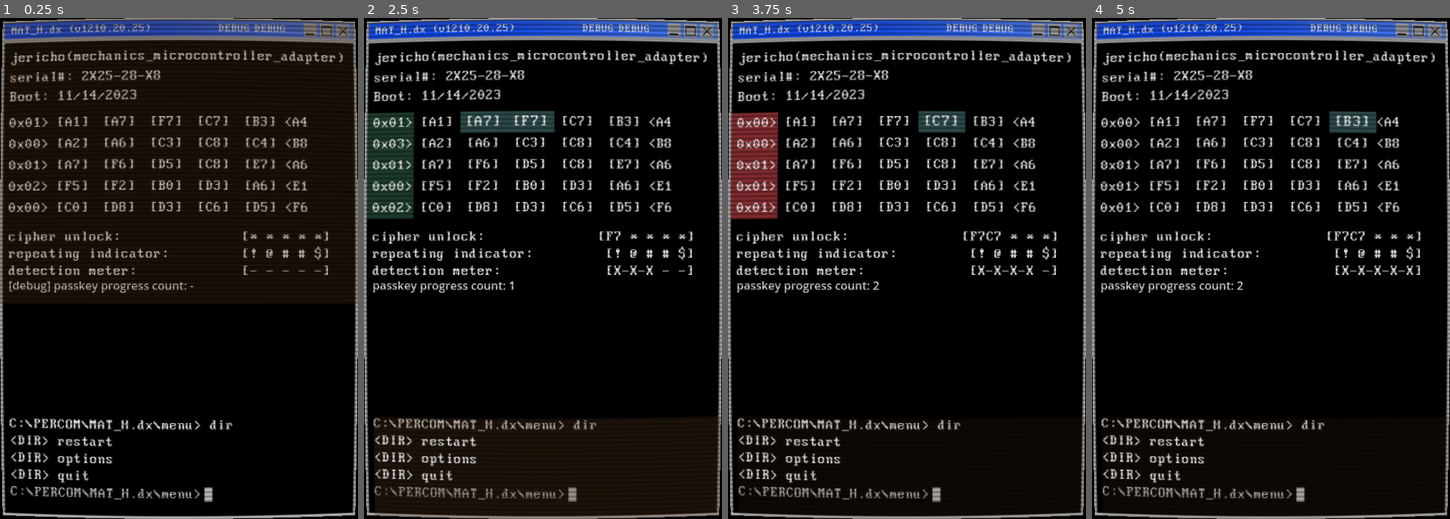
Above: before the commit, frames 1-4 (left to right).
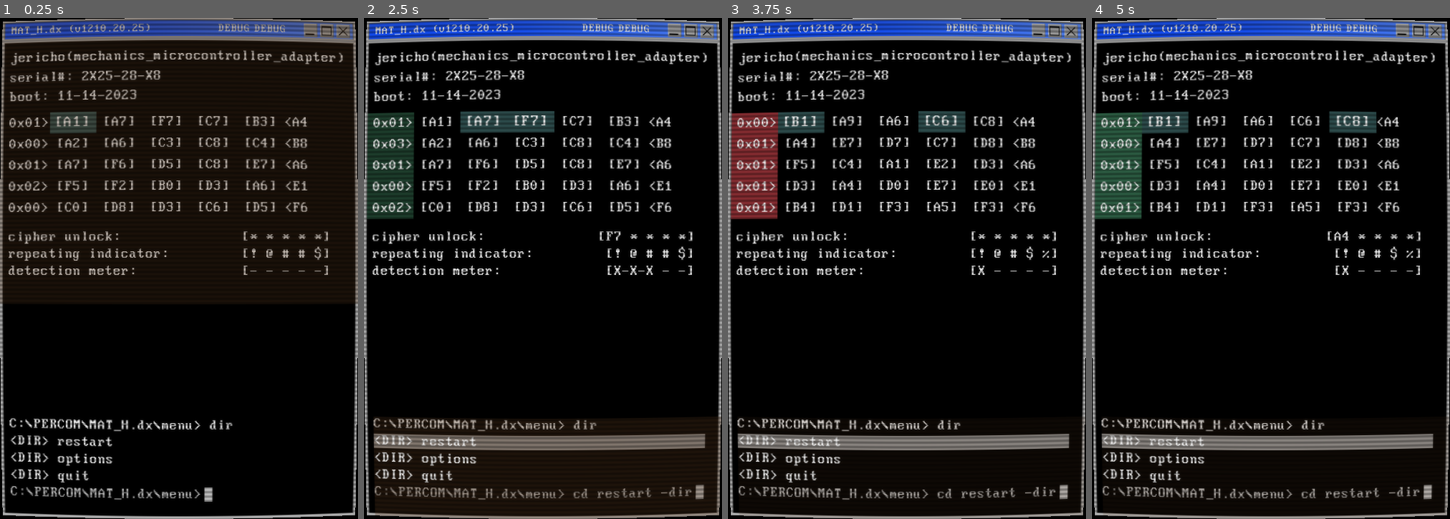
Above: after the commit, the same moments.

Repository: RusanJoshi/MAT_H.dx
Game: Godot game, scene res://main scenes/main.tscn
Two runs of this game, one before a commit and one after it. Both use one fixed random seed, a clock stepped at 60 frames per second and the inputs below.
Inputs (mouse positions are in pixels of both pictures, inside the frame that each line leads up to):
- Up to frame 1 (0.25 s): no input
- Up to frame 2 (2.5 s): drag from (435, 123) to (532, 123) at 0.52 s; drag from (482, 123) to (578, 123) at 1.27 s; tap Enter at 2 s; move the mouse to (532, 123) at 2.02 s; hold Right (right_key) from 2.03 s (still down); tap Space (spacebar_key) at 2.1 s; click (532, 123) at 2.17 s; tap Tab (tab_key) at 2.3 s
- Up to frame 3 (3.75 s): release Right (right_key) at 2.75 s; drag from (942, 123) to (846, 123) at 2.77 s; tap Space (spacebar_key) at 3.5 s; drag from (989, 123) to (896, 123) at 3.52 s
- Up to frame 4 (5 s): drag from (1163, 143) to (1353, 123) at 4.27 s

The runs differ from the first frame. In frame 1, 1.0% of the frame differs, in the area x 2-54%, y 14-55%; in frame 2, 3.3%; in frame 3, 5.2%; in frame 4, 7.8%, in the area x 0-96%, y 14-97%.

Commit message:
commit hemlock port 02/28

Diff:
--- a/cipher/cipher.gd
+++ b/cipher/cipher.gd
@@ -58,7 +58,9 @@
 		if(detection_count == 0): cumulative_detection_visual += "X"
 		else: cumulative_detection_visual += "-X"
 		detection_count += 1
-		print(detection_count)
+
+	if(detection_count == 5):
+		lose_state()
 
 	# update visual
 	detection_right_label.text = "[" + cumulative_detection_visual
@@ -87,3 +89,7 @@
 	detection_right_label.text = "[- - - - -]"
 
 	Events.cipher_ready_to_receive_passkey_actual.emit()
+
+func lose_state():
+	print("LOSE STATE.")
+	Events.lose_event.emit()
--- a/cipher/cipher.tscn
+++ b/cipher/cipher.tscn
@@ -128,6 +128,7 @@
 label_settings = SubResource("LabelSettings_ys6tu")
 
 [node name="DebugPasskeyProgressCount" type="Label" parent="."]
+visible = false
 offset_top = 66.0
 offset_right = 196.0
 offset_bottom = 89.0
--- a/main scenes/main.tscn
+++ b/main scenes/main.tscn
@@ -88,6 +88,12 @@
 [sub_resource type="StyleBoxFlat" id="StyleBoxFlat_a03l3"]
 bg_color = Color(0.392157, 0.254902, 0.137255, 0.156863)
 
+[sub_resource type="RectangleShape2D" id="RectangleShape2D_r1io8"]
+size = Vector2(499.5, 422.5)
+
+[sub_resource type="RectangleShape2D" id="RectangleShape2D_4jnjs"]
+size = Vector2(498, 164)
+
 [node name="Main" type="Node2D"]
 script = ExtResource("1_dpgo0")
 
@@ -168,4 +174,23 @@
 mouse_filter = 2
 theme_override_styles/panel = SubResource("StyleBoxFlat_a03l3")
 
+[node name="MatrixArea2D" type="Area2D" parent="."]
+position = Vector2(225, 233)
+
+[node name="CollisionShape2D" type="CollisionShape2D" parent="MatrixArea2D"]
+position = Vector2(25.25, 10)
+shape = SubResource("RectangleShape2D_r1io8")
+metadata/_edit_lock_ = true
+
+[node name="MiniMenuArea2D" type="Area2D" parent="."]
+position = Vector2(76, 543)
+
+[node name="CollisionShape2D" type="CollisionShape2D" parent="MiniMenuArea2D"]
+position = Vector2(173, 72)
+shape = SubResource("RectangleShape2D_4jnjs")
+debug_color = Color(0.812343, 0.376517, 0.436461, 0.42)
+metadata/_edit_lock_ = true
+
 [connection signal="timeout" from="Timer" to="." method="_on_timer_timeout"]
+[connection signal="mouse_entered" from="MatrixArea2D" to="." method="_on_matrix_area_2d_mouse_entered"]
+[connection signal="mouse_entered" from="MiniMenuArea2D" to="." method="_on_mini_menu_area_2d_mouse_entered"]
--- a/scripts/events.gd
+++ b/scripts/events.gd
@@ -10,4 +10,5 @@
 signal progress_detection_meter
 signal occurrence_count_update_flash
 signal victory_event
-signal restart_game
+signal restart_game #listened by matrix.gd
+signal lose_event
--- a/scripts/main.gd
+++ b/scripts/main.gd
@@ -20,11 +20,12 @@
 func _ready():
 	print("main.gd... loaded")
 	update_focus()
-	date_and_time.text = "Boot: " + str(datetime_dict.month) + "/" + str(datetime_dict.day) + "/" + str(datetime_dict.year)
+	date_and_time.text = "boot: " + str(datetime_dict.month) + "-" + str(datetime_dict.day) + "-" + str(datetime_dict.year)
 
 func _process(delta):
 	if(Input.is_action_just_pressed("tab_key")): #switches focus between the matrix and mini-menu
-		update_focus()
+		focus_boolean = !focus_boolean
+		shin_update_focus()
 
 func update_focus():
 	animation_player.play("FocusDimming")
@@ -33,11 +34,35 @@
 	if(!focus_boolean):
 		matrix.has_focus = true
 		mini_menu.has_focus = false
+		mini_menu.remove_menu_highlights()
 		focus_highlight_background.position = Vector2(0,0)
 	else:
 		matrix.has_focus = false
 		mini_menu.has_focus = true
 		focus_highlight_background.position = mini_menu.position
 
+func shin_update_focus():
+	animation_player.play("FocusDimming")
+
+	if(!focus_boolean):
+		matrix.has_focus = true
+		mini_menu.has_focus = false
+		mini_menu.remove_menu_highlights()
+		focus_highlight_background.position = Vector2(0,0)
+	else:
+		matrix.has_focus = false
+		mini_menu.has_focus = true
+		mini_menu.on_first_focus()
+		focus_highlight_background.position = mini_menu.position
+
+func _on_matrix_area_2d_mouse_entered() -> void:
+	if(focus_boolean):
+		focus_boolean = false
+		shin_update_focus()
+func _on_mini_menu_area_2d_mouse_entered() -> void:
+	if(!focus_boolean):
+		focus_boolean = true
+		shin_update_focus()
+
 func _on_timer_timeout() -> void:
 	animation_player.play("RollingBarAnimation")
--- a/scripts/matrix.gd
+++ b/scripts/matrix.gd
@@ -25,6 +25,7 @@
 var trailing_cell_1
 var current_x_nav: int
 var current_y_nav: int
+var game_lost: bool = false
 
 #misc
 var index_count_hold: int
@@ -35,15 +36,17 @@
 	Events.cipher_ready_to_receive_passkey_actual.connect(send_passkey_actual_to_cipher)
 	Events.victory_event.connect(player_victory)
 	Events.restart_game.connect(restart)
+	Events.lose_event.connect(player_lose)
 
 	partition_and_cells_setup()
 	passkey_setup()
 	occurrence_count_setup()
 	occurrence_count_update()
 	right_shell_setup()
+	matrix_navigation(0,0) #Setting focus on the first matrix cell(0,0)
 
 func _process(delta):
-	if(has_focus):
+	if(has_focus and !game_lost):
 		# Directional Traversal
 		if(Input.is_action_just_pressed("up_key")):
 			matrix_navigation(0,-1)
@@ -162,6 +165,10 @@
 	current_y_nav = 0
 	spotlight_cell = partitioned_cell_array[current_x_nav][current_y_nav]
 	spotlight_cell.cell_hover(true)
+	game_lost = false
+
+func player_lose():
+	game_lost = true
 
 func matrix_navigation(pXNav: int = 0, pYNav: int = 0):
 	if(navigation_limit_check(pXNav, pYNav)):
--- a/scripts/matrix_cell.gd
+++ b/scripts/matrix_cell.gd
@@ -16,9 +16,12 @@
 var passkey_numbers = "0123456789"
 var default_font_size: int = 20
 var hover_font_size: int = 22
+var cell_locked: bool = false
 
 
 func _ready():
+	Events.lose_event.connect(lock_cell)
+
 	default_cell_stylebox.bg_color = Color.BLACK
 	default_label_settings.set_font(preload("res://fonts/Perfect DOS VGA 437 Win.ttf"))
 	default_label_settings.set_font_size(default_font_size)
@@ -26,7 +29,6 @@
 	cell_panel.size = Vector2(0,0)
 	setup()
 	cell_panel.resized.connect(update_collision_shape_size_and_position)
-
 
 func setup():
 	cell_panel.add_theme_stylebox_override("panel", default_cell_stylebox)
@@ -64,6 +66,13 @@
 		default_cell_stylebox.bg_color = Color.BLACK
 		default_label_settings.set_font_size(default_font_size)
 
+func lock_cell():
+	cell_locked = true
+	cell_hover(false)
+
+func unlock_cell():
+	cell_locked = false
+
 func cell_trail_0():
 	pass
 
@@ -71,22 +80,18 @@
 	pass
 
 func _on_area_2d_mouse_entered() -> void:
-	#vpasp.stream = SoundLibrary.keypress_directional[randi_range(0,8)]
-	#vpasp.play()
-	#default_cell_stylebox.bg_color = Color.DARK_SLATE_GRAY
-	#default_label_settings.set_font_size(hover_font_size)
-	cell_hover(true)
+	if(!cell_locked):
+		cell_hover(true)
 
 func _on_area_2d_mouse_exited() -> void:
-	#default_cell_stylebox.bg_color = Color.BLACK
-	#default_label_settings.set_font_size(default_font_size)
-	cell_hover(false)
-
+	if(!cell_locked):
+		cell_hover(false)
 
 func _on_area_2d_input_event(viewport: Node, event: InputEvent, shape_idx: int) -> void:
-	if event is InputEventMouseButton:
-		if event.button_index == MOUSE_BUTTON_LEFT:
-			if event.pressed:
-				vpasp.stream = SoundLibrary.keypress_confirmation[randi_range(0,4)]
-				vpasp.play()
-				Events.cell_clicked.emit(segcode_actual)
+	if(!cell_locked):
+		if event is InputEventMouseButton:
+			if event.button_index == MOUSE_BUTTON_LEFT:
+				if event.pressed:
+					vpasp.stream = SoundLibrary.keypress_confirmation[randi_range(0,4)]
+					vpasp.play()
+					Events.cell_clicked.emit(segcode_actual)
--- a/scripts/mini_menu.gd
+++ b/scripts/mini_menu.gd
@@ -18,6 +18,7 @@
 	"C:\\PERCOM\\MAT_H.dx\\" + directory_one + "> cd options -dir",
 	"C:\\PERCOM\\MAT_H.dx\\" + directory_one + "> cd quit -dir"
 ]
+var default_menu_path = "C:\\PERCOM\\MAT_H.dx\\menu>"
 var menu_list_location_int: int = -1
 var location_min_range = 0
 var location_max_range = 2
@@ -53,8 +54,55 @@
 				footer_label.text = menu_list_array[menu_list_location_int]
 
 func change_highlight_color():
+	#What was this for?
+	pass
 
-	pass
+func on_first_focus():
+	menu_highlights_array[menu_list_location_int].visible = true
+	footer_label.text = menu_list_array[menu_list_location_int]
+
+func remove_menu_highlights():
+	menu_highlights_array[menu_list_location_int].visible = false
+	footer_label.text = default_menu_path
+	menu_list_location_int = 0
+
+
+#RESTART
+func _on_restart_area_2d_mouse_entered() -> void:
+	menu_highlights_array[0].visible = true
+	footer_label.text = menu_list_array[0]
+func _on_restart_area_2d_mouse_exited() -> void:
+	menu_highlights_array[0].visible = false
+func _on_restart_area_2d_input_event(viewport: Node, event: InputEvent, shape_idx: int) -> void:
+	if event is InputEventMouseButton:
+		if event.button_index == MOUSE_BUTTON_LEFT:
+			if event.pressed:
+				print("\nRestarting...")
+				Events.restart_game.emit()
+
+#OPTIONS
+func _on_option_area_2d_2_mouse_entered() -> void:
+	menu_highlights_array[1].visible = true
+	footer_label.text = menu_list_array[1]
+func _on_option_area_2d_2_mouse_exited() -> void:
+	menu_highlights_array[1].visible = false
+func _on_option_area_2d_2_input_event(viewport: Node, event: InputEvent, shape_idx: int) -> void:
+	if event is InputEventMouseButton:
+		if event.button_index == MOUSE_BUTTON_LEFT:
+			if event.pressed:
+				print("\nOptions...")
+
+#QUIT
+func _on_quit_area_2d_3_mouse_entered() -> void:
+	menu_highlights_array[2].visible = true
+	footer_label.text = menu_list_array[2]
+func _on_quit_area_2d_3_mouse_exited() -> void:
+	menu_highlights_array[2].visible = false
+func _on_quit_area_2d_3_input_event(viewport: Node, event: InputEvent, shape_idx: int) -> void:
+	if event is InputEventMouseButton:
+		if event.button_index == MOUSE_BUTTON_LEFT:
+			if event.pressed:
+				print("\nQuit...")
 
 func _on_blinking_cursor_timer_timeout() -> void:
 	if(blinking_cursor.is_visible_in_tree()):
--- a/ui/mini_menu.tscn
+++ b/ui/mini_menu.tscn
@@ -14,6 +14,15 @@
 line_spacing = 8.0
 font = ExtResource("2_q7dcv")
 font_size = 20
+
+[sub_resource type="RectangleShape2D" id="RectangleShape2D_q46ov"]
+size = Vector2(300, 20)
+
+[sub_resource type="RectangleShape2D" id="RectangleShape2D_8crha"]
+size = Vector2(300, 20)
+
+[sub_resource type="RectangleShape2D" id="RectangleShape2D_f2bxc"]
+size = Vector2(300, 20)
 
 [node name="MiniMenu" type="Node2D"]
 script = ExtResource("1_53omq")
@@ -118,4 +127,32 @@
 [node name="BlinkingCursorTimer" type="Timer" parent="."]
 autostart = true
 
+[node name="RestartArea2D" type="Area2D" parent="."]
+position = Vector2(150, 33)
+
+[node name="CollisionShape2D" type="CollisionShape2D" parent="RestartArea2D"]
+shape = SubResource("RectangleShape2D_q46ov")
+metadata/_edit_lock_ = true
+
+[node name="OptionArea2D2" type="Area2D" parent="."]
+
+[node name="CollisionShape2D" type="CollisionShape2D" parent="OptionArea2D2"]
+position = Vector2(150, 57)
+shape = SubResource("RectangleShape2D_8crha")
+
+[node name="QuitArea2D3" type="Area2D" parent="."]
+
+[node name="CollisionShape2D" type="CollisionShape2D" parent="QuitArea2D3"]
+position = Vector2(150, 81)
+shape = SubResource("RectangleShape2D_f2bxc")
+
 [connection signal="timeout" from="BlinkingCursorTimer" to="." method="_on_blinking_cursor_timer_timeout"]
+[connection signal="input_event" from="RestartArea2D" to="." method="_on_restart_area_2d_input_event"]
+[connection signal="mouse_entered" from="RestartArea2D" to="." method="_on_restart_area_2d_mouse_entered"]
+[connection signal="mouse_exited" from="RestartArea2D" to="." method="_on_restart_area_2d_mouse_exited"]
+[connection signal="input_event" from="OptionArea2D2" to="." method="_on_option_area_2d_2_input_event"]
+[connection signal="mouse_entered" from="OptionArea2D2" to="." method="_on_option_area_2d_2_mouse_entered"]
+[connection signal="mouse_exited" from="OptionArea2D2" to="." method="_on_option_area_2d_2_mouse_exited"]
+[connection signal="input_event" from="QuitArea2D3" to="." method="_on_quit_area_2d_3_input_event"]
+[connection signal="mouse_entered" from="QuitArea2D3" to="." method="_on_quit_area_2d_3_mouse_entered"]
+[connection signal="mouse_exited" from="QuitArea2D3" to="." method="_on_quit_area_2d_3_mouse_exited"]
Not shown, changed: credits.txt
Not shown: 1 places in main scenes/main.tscn that only renumber resources
Not shown: 1 places in ui/mini_menu.tscn that only renumber resources
